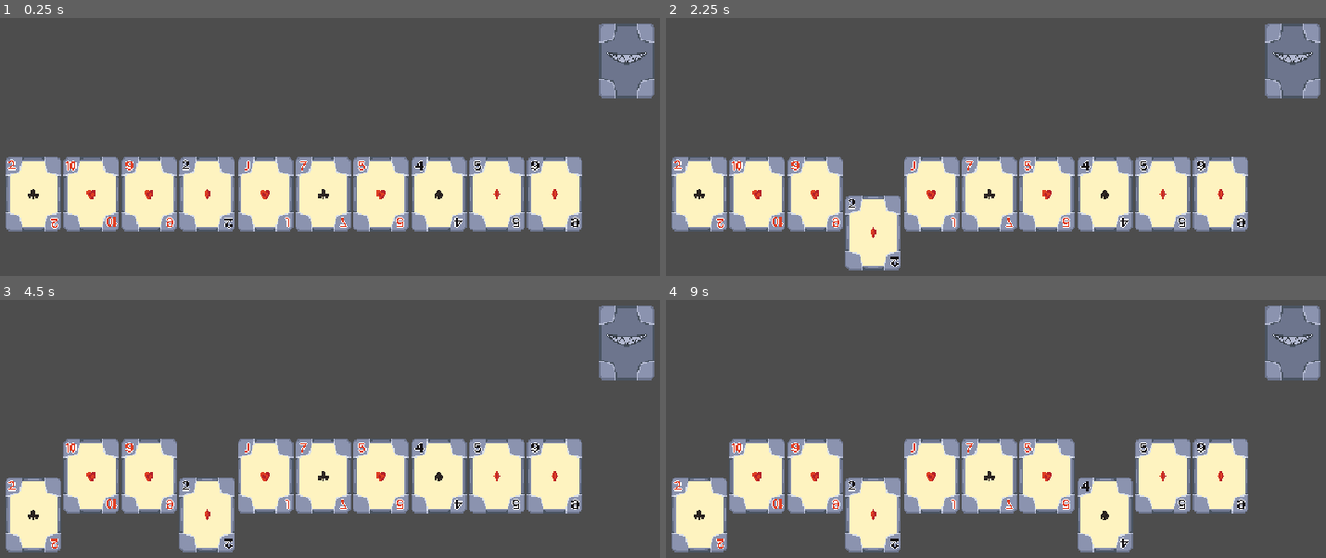
Above: before the commit, frames 1-4 (two rows, left to right).
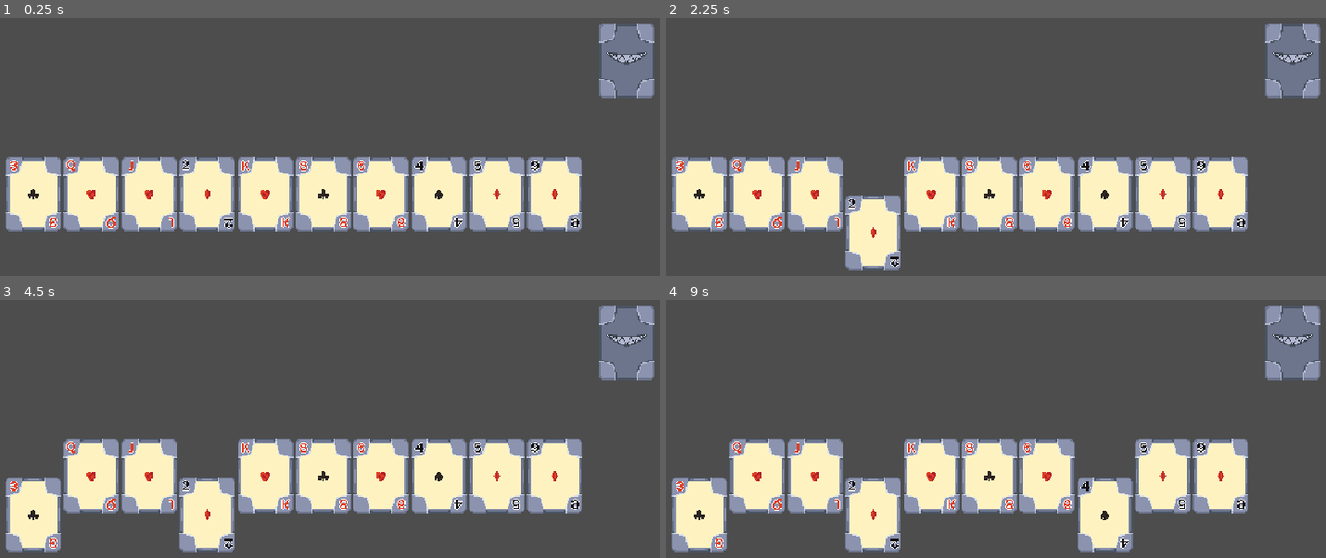
Above: after the commit, the same moments.

Repository: RajwolChapagain/IEEE-Game-Jam
Game: Godot game, scene res://scenes/game.tscn
Same seed, same stepped clock (60 frames per second), same inputs: the game is played once before the commit and once after it.
Inputs (mouse positions are in pixels of both pictures, inside the frame that each line leads up to):
- Up to frame 1 (0.25 s): no input
- Up to frame 2 (2.25 s): tap Enter at 0.5, 2 s; move the mouse to (1293, 59) at 0.52 s; press the mouse at (1293, 59) at 0.53 s; tap Space at 1.25 s; release the mouse at (1293, 59) at 1.28 s; click (1293, 59) at 1.35 s; move the mouse to (870, 193) at 2.02 s; press the mouse at (870, 193) at 2.03 s
- Up to frame 3 (4.5 s): tap Space at 2.75, 4.25 s; move the mouse to (627, 341) at 2.77 s; release the mouse at (627, 341) at 2.78 s; click (627, 341) at 2.85 s; tap Enter at 3.5 s; press the mouse at (627, 341) at 3.53 s; move the mouse to (33, 475) at 4.27 s; release the mouse at (33, 475) at 4.28 s; click (33, 475) at 4.35 s
- Up to frame 4 (9 s): move the mouse to (1293, 341) at 5.02 s; press the mouse at (1293, 341) at 5.03 s; release the mouse at (1293, 341) at 5.78 s; click (1293, 341) at 5.85 s; press the mouse at (1293, 341) at 6.53 s; release the mouse at (1293, 341) at 7.28 s; click (1293, 341) at 7.35 s; press the mouse at (1293, 341) at 8.03 s; move the mouse to (1101, 475) at 8.77 s; release the mouse at (1101, 475) at 8.78 s; click (1101, 475) at 8.85 s

The runs differ from the first frame. In frame 1, 0.4% of the frame differs, in the area x 1-62%, y 54-82%; in frame 2, 0.4%; in frame 3, 0.4%; in frame 4, 0.4%.

Commit message:
fixed spacing issues with game scene

Diff:
--- a/scenes/card.tscn
+++ b/scenes/card.tscn
@@ -71,10 +71,6 @@
 atlas = ExtResource("2_6u4wf")
 region = Rect2(504, 192, 72, 96)
 
-[sub_resource type="AtlasTexture" id="AtlasTexture_khodh"]
-atlas = ExtResource("2_6u4wf")
-region = Rect2(864, 192, 72, 96)
-
 [sub_resource type="AtlasTexture" id="AtlasTexture_4wvaf"]
 atlas = ExtResource("2_6u4wf")
 region = Rect2(576, 192, 72, 96)
@@ -122,10 +118,6 @@
 [sub_resource type="AtlasTexture" id="AtlasTexture_125j1"]
 atlas = ExtResource("2_6u4wf")
 region = Rect2(504, 288, 72, 96)
-
-[sub_resource type="AtlasTexture" id="AtlasTexture_io472"]
-atlas = ExtResource("2_6u4wf")
-region = Rect2(864, 288, 72, 96)
 
 [sub_resource type="AtlasTexture" id="AtlasTexture_b834i"]
 atlas = ExtResource("2_6u4wf")
@@ -171,9 +163,6 @@
 "texture": SubResource("AtlasTexture_we8pq")
 }, {
 "duration": 1.0,
-"texture": SubResource("AtlasTexture_khodh")
-}, {
-"duration": 1.0,
 "texture": SubResource("AtlasTexture_4wvaf")
 }, {
 "duration": 1.0,
@@ -208,9 +197,6 @@
 }, {
 "duration": 1.0,
 "texture": SubResource("AtlasTexture_125j1")
-}, {
-"duration": 1.0,
-"texture": SubResource("AtlasTexture_io472")
 }, {
 "duration": 1.0,
 "texture": SubResource("AtlasTexture_b834i")
Not shown: 1 places in scenes/card.tscn that only renumber resources
